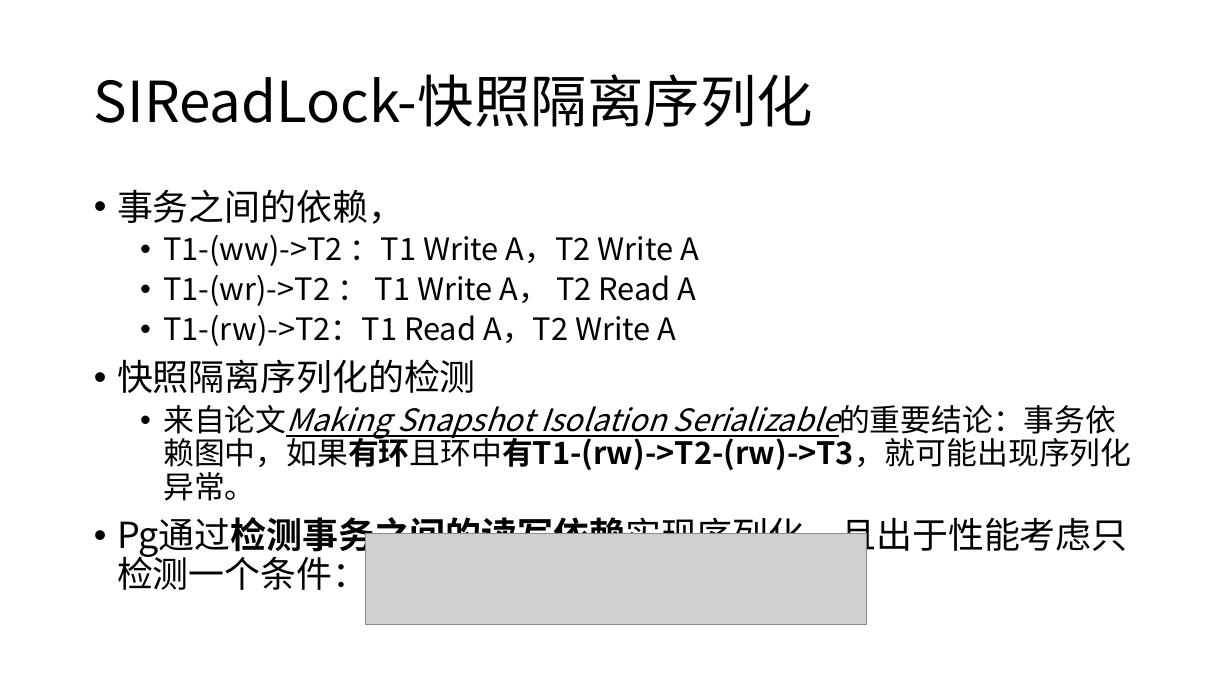
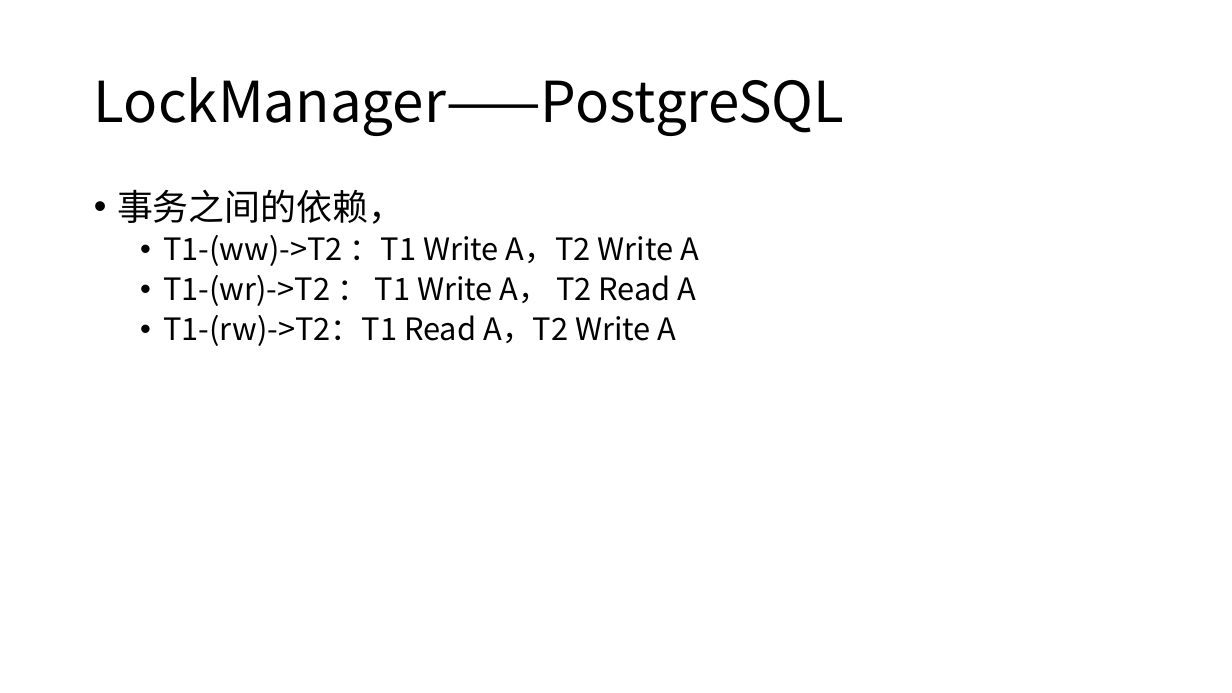
Before and after one commit to yummyliu/papers, a slide deck: slide 21 of 工作分享.pptx (slide 22 before the commit). Drawn at 1232x693 pixels with LibreOffice and Linux fonts; fonts in the diff are those of the drawing; grey boxes stand for pictures. Boxes give left, top, right and bottom in pixels: in the first picture for what was removed or moved away, otherwise in the second. Text is boxed around its words. In the diff, an @@ line names an element or a change of style, - is before the commit and + after.

```diff
--- a/工作分享.pptx
+++ b/工作分享.pptx
@@ title at (94, 77, 845, 136): text changed @@
-SIReadLock-快照隔离序列化
+LockManager——PostgreSQL
@@ text at (117, 359, 1131, 597): paragraphs removed @@
-• 快照隔离序列化的检测
-  • 来自论文Making Snapshot Isolation Serializable的重要结论：事务依赖图中，如果有环且环中有T1-(rw)->T2-(rw)->T3，就可能出现序列化异常。
-• Pg通过检测事务之间的读写依赖实现序列化，且出于性能考虑只检测一个条件：
@@ picture removed at (366, 533, 867, 625) @@
```
Also in this commit, not shown: 19 other slides changed, 7 slides added, 8 slides removed.
